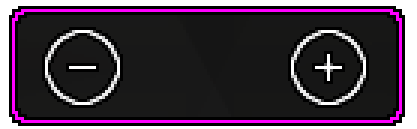
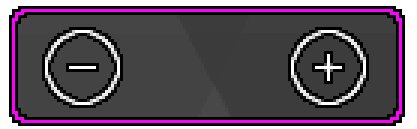
Layers edited between the first and the second (417, 129) image:
added layer "graphite_pattern.png copy" (75%) in group "Layer Group" over [18, 15, 396, 117]
hid "graphite_pattern_K.png" over [18, 15, 396, 117]
hid "graphite_pattern.png" over [18, 15, 396, 117]
